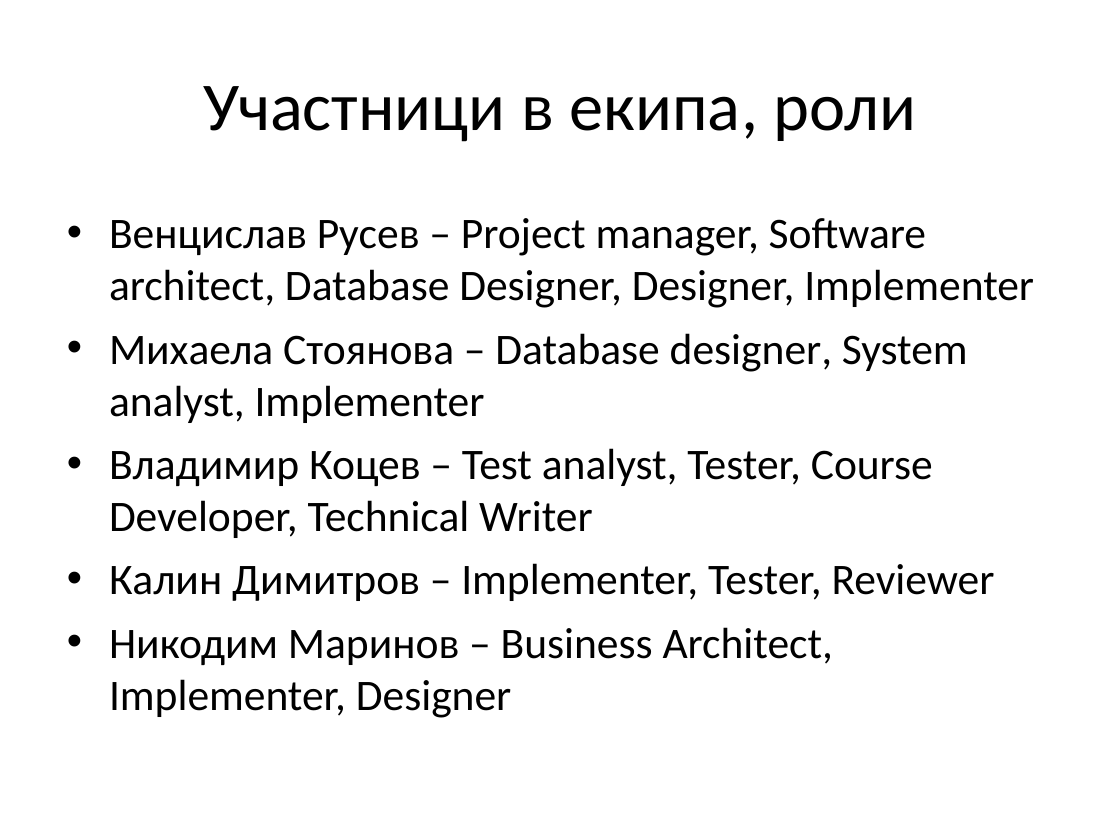
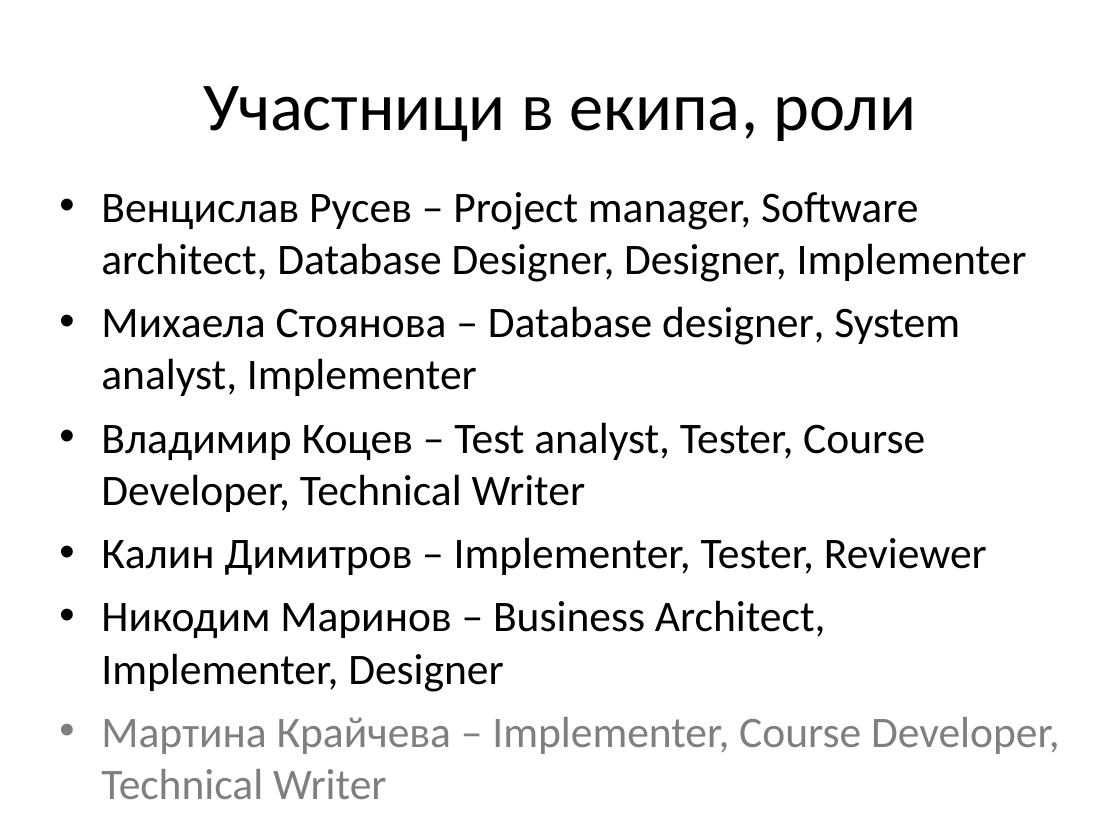
Before and after one commit to jasimcse/team2-strawberry, a slide deck: slide 2 of prezentaciq/venci.ppt. Drawn at 1120x840 pixels with LibreOffice and Linux fonts; fonts in the diff are those of the drawing. Boxes give left, top, right and bottom in pixels: in the first picture for what was removed or moved away, otherwise in the second. Text is boxed around its words. In the diff, an @@ line names an element or a change of style, - is before the commit and + after.

```diff
--- a/prezentaciq/venci.ppt
+++ b/prezentaciq/venci.ppt
@@ text "Венцислав Русев – Project manager, ...": place and size @@
-text "Венцислав Русев – Project manager, ..." at <box>109,218,1034,718</box>
+text "Венцислав Русев – Project manager, ..." at <box>101,192,1060,799</box>
@@ text at <box>101,717,1060,799</box>: paragraph added @@
+• Мартина Крайчева – Implementer, Course Developer, Technical Writer
```
Also in this commit, not shown: 5 other slides changed, 9 slides added, 2 slides removed.
